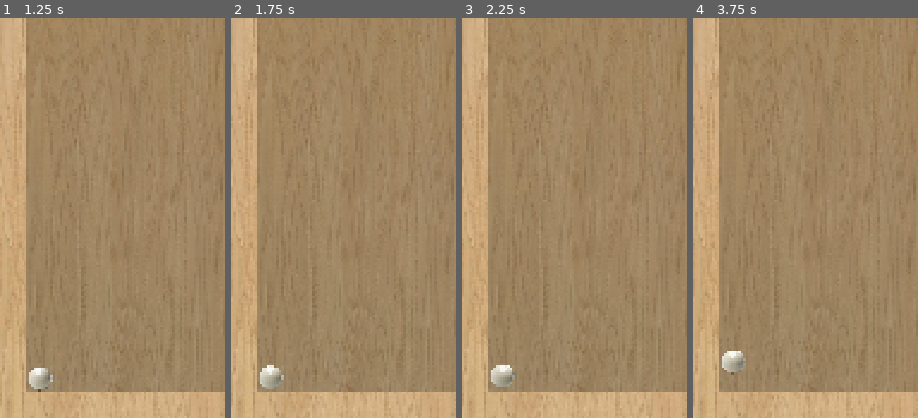
Above: before the commit, frames 1-4 (left to right).
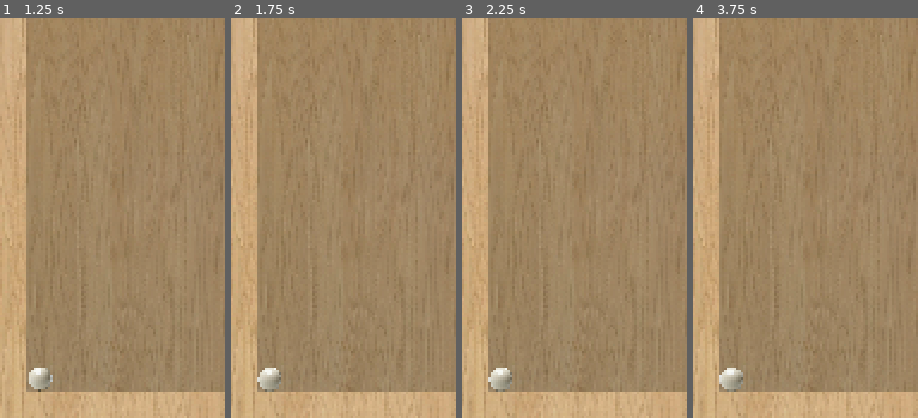
Above: after the commit, the same moments.

Repository: top-it-090304/Improvisation
Game: Godot game, scene res://scenes/world.tscn
The game is run twice, just before and just after one commit, with the same random seed, the same clock (stepped at 60 frames per second) and the same inputs.
Inputs (mouse positions are % of the whole screen's width and height, from its top left):
- Up to frame 1 (1.25 s): tap Enter at 0.5 s; move the mouse to (72, 45) at 0.52 s; click (72, 45) at 0.67 s
- Up to frame 2 (1.75 s): tap Space at 1.25 s; move the mouse to (30, 55) at 1.27 s; click (30, 55) at 1.42 s
- Up to frame 3 (2.25 s): move the mouse to (60, 28) at 2.02 s; click (60, 28) at 2.17 s
- Up to frame 4 (3.75 s): move the mouse to (45, 70) at 2.77 s; click (45, 70) at 2.92 s; tap Enter at 3.5 s; move the mouse to (80, 65) at 3.52 s; click (80, 65) at 3.67 s
The pictures show only the part of the screen within x 0-50%, y 50-100%; the shares and areas given below are measured in that part.

Frame 1 is identical in both runs. In frame 2, 0.2% of the frame differs, in the area x 11-24%, y 86-94%; in frame 3, 0.3%; in frame 4, 0.9%, in the area x 11-24%, y 83-94%.

Commit message:
Улучшение физики

Diff:
--- a/project.godot
+++ b/project.godot
@@ -33,6 +33,7 @@
 
 [physics]
 
+common/physics_ticks_per_second=120
 3d/physics_engine="Jolt Physics"
 
 [rendering]
--- a/scripts/ball.gd
+++ b/scripts/ball.gd
@@ -1,20 +1,20 @@
 extends RigidBody2D
 
-const GRAVITY_CONSTANT = 980.0  # Стандартная гравитация Godot
-const MAX_OFFSET = 200.0        # Расстояние мыши для "максимального наклона"
-const DEAD_ZONE = 10.0          # Мертвая зона
+# Коэффициент масштаба: 1000 означает, что при полном наклоне (9.8)
+# ускорение будет 9800 пикселей/с². Настройте под размер своего поля.
+const G_SCALE = 1000.0
+const MAX_OFFSET = 200.0
 
 var is_active = false
 var start_mouse_pos = Vector2.ZERO
 
 func _ready() -> void:
 	gravity_scale = 0
-	# Linear Damp имитирует сопротивление воздуха/трение.
-	# 0.1 — почти вакуум, 1.0 — реальный мир, 2.0+ — вязкая среда.
-	linear_damp = 1.0
-
-	# Убедимся, что масса влияет на расчеты (по умолчанию 1.0)
-	mass = 1.0
+	# Трение для реалистичной остановки на ровной поверхности
+	linear_damp = 0.5
+	angular_damp = 0.5
+	# Позволяет шарику быстрее реагировать на изменения
+	can_sleep = false
 
 func _input(event):
 	if event is InputEventMouseButton and event.button_index == MOUSE_BUTTON_LEFT:
@@ -22,38 +22,34 @@
 			is_active = !is_active
 			if is_active:
 				start_mouse_pos = get_global_mouse_position()
-				linear_velocity = Vector2.ZERO
+			else:
+				# Мгновенная остановка при выключении
+				stop_ball()
 
-func _integrate_forces(state: PhysicsDirectBodyState2D) -> void:
+func stop_ball():
+	linear_velocity = Vector2.ZERO
+	angular_velocity = 0
+	constant_force = Vector2.ZERO
+
+func _physics_process(_delta: float) -> void:
 	if not is_active:
+		stop_ball() # Гарантируем неподвижность, если не активен
 		return
 
 	var accel = Input.get_accelerometer()
-	var force_vector = Vector2.ZERO
+	var target_force = Vector2.ZERO
 
-	# 1. АКСЕЛЕРОМЕТР (естественная гравитация)
+	# 1. МОБИЛЬНЫЕ (Акселерометр)
 	if accel.length() > 0.1:
-		# Акселерометр на мобилках выдает значения ~9.8 при полном наклоне.
-		# Умножаем на 100, чтобы привести к экранным единицам Godot (~980).
-		force_vector = Vector2(accel.x, -accel.y) * 100.0
+		# Прямое использование значений: g=9.8 превращается в силу 9800
+		target_force = Vector2(accel.x, -accel.y) * G_SCALE
 
-	# 2. МЫШЬ (распределенная чувствительность)
+	# 2. ПК (Эмуляция мышью)
 	else:
-		var current_mouse_pos = get_global_mouse_position()
-		var offset = current_mouse_pos - start_mouse_pos
-		var distance = offset.length()
+		var offset = get_global_mouse_position() - start_mouse_pos
+		var strength = clamp(offset.length() / MAX_OFFSET, 0.0, 1.0)
+		# Симулируем наклон: чем дальше мышь, тем ближе к 9.8g
+		target_force = offset.normalized() * strength * (9.8 * G_SCALE)
 
-		if distance > DEAD_ZONE:
-			# Нормализуем силу: от 0.0 до 1.0 в зависимости от удаления мыши
-			var strength = clamp(distance / MAX_OFFSET, 0.0, 1.0)
-			# Применяем силу свободного падения, масштабированную на силу наклона
-			force_vector = offset.normalized() * (strength * GRAVITY_CONSTANT)
-		else:
-			# Плавная остановка в центре
-			state.linear_velocity = state.linear_velocity.lerp(Vector2.ZERO, 0.1)
-
-	# Применяем итоговую силу (F = m * a)
-	# Так как масса = 1, сила численно равна ускорению
-	apply_central_force(force_vector * mass)
-
-	sleeping = false
+	# Применяем силу (F = m * a). Масса RigidBody2D по умолчанию 1.0
+	constant_force = target_force * mass
Not shown, changed: export_presets.cfg
Not shown, added: MazeBall.apk
Not shown, added: MazeBall.apk.idsig
